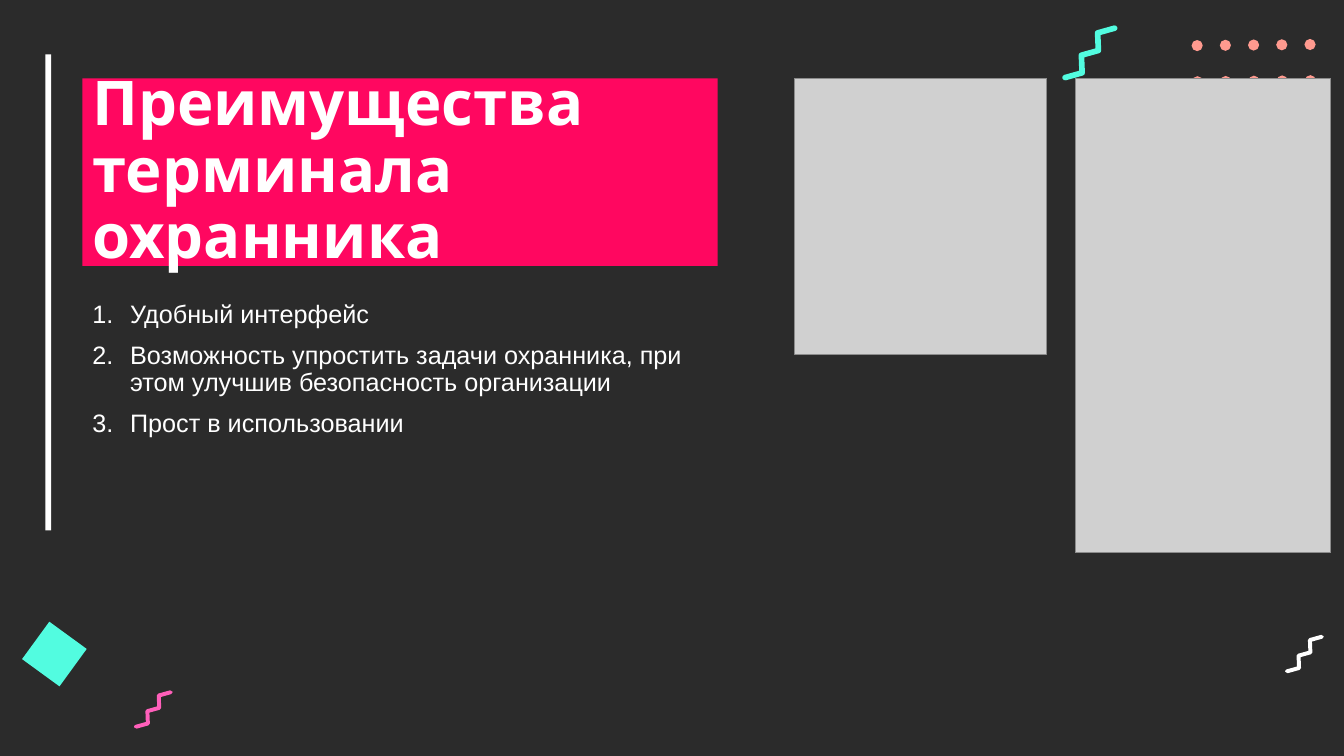
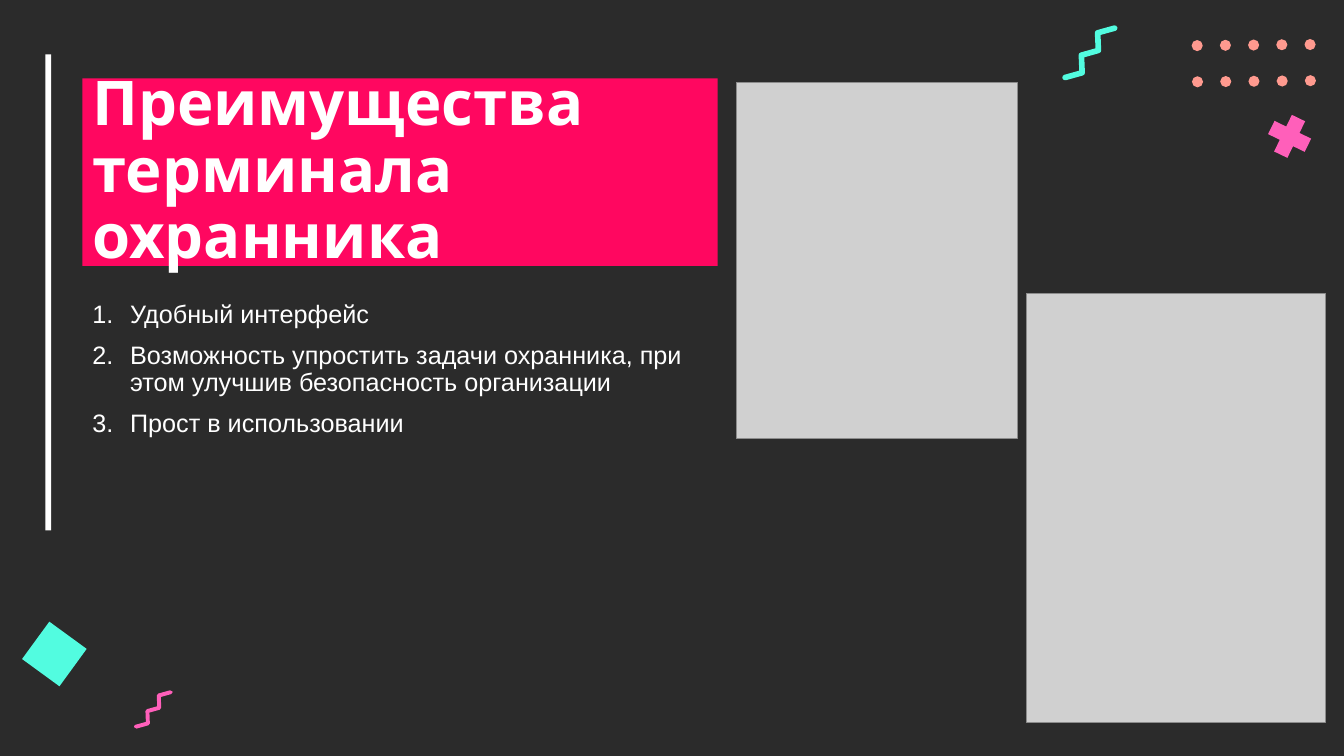
Before and after one commit to DaniilKend/-, a slide deck: slide 4 of Даниил.pptx. Drawn at 1344x756 pixels with LibreOffice and Linux fonts; fonts in the diff are those of the drawing; grey boxes stand for pictures; background and template pictures are left out; a plain dark background stands for a picture behind light text. Boxes give left, top, right and bottom in pixels: in the first picture for what was removed or moved away, otherwise in the second. Text is boxed around its words. In the diff, an @@ line names an element or a change of style, - is before the commit and + after.

```diff
--- a/Даниил.pptx
+++ b/Даниил.pptx
@@ picture resized from (x1=795, y1=79, x2=1047, y2=355) to (x1=736, y1=82, x2=1017, y2=439) @@
@@ outline redrawn in 5 elements at (x1=1286, y1=635, x2=1324, y2=674), (x1=1220, y1=76, x2=1231, y2=87), (x1=1248, y1=76, x2=1259, y2=87), (x1=1276, y1=76, x2=1288, y2=87), (x1=1305, y1=76, x2=1316, y2=87) @@
@@ freeform shape added at (x1=1268, y1=115, x2=1312, y2=158), fill #FF5FBA @@
@@ picture resized from (x1=1076, y1=79, x2=1332, y2=553) to (x1=1026, y1=293, x2=1326, y2=722) @@
```
Also in this commit, not shown: 6 other slides changed.
